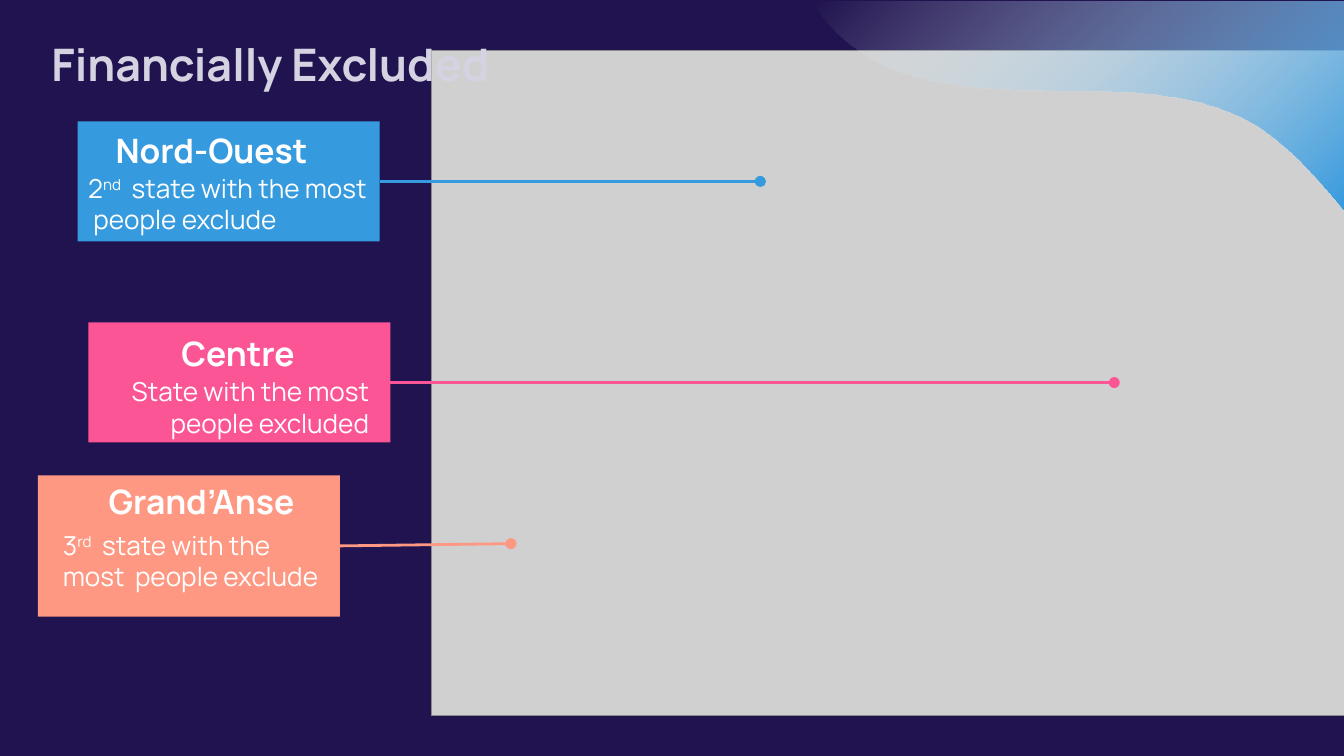
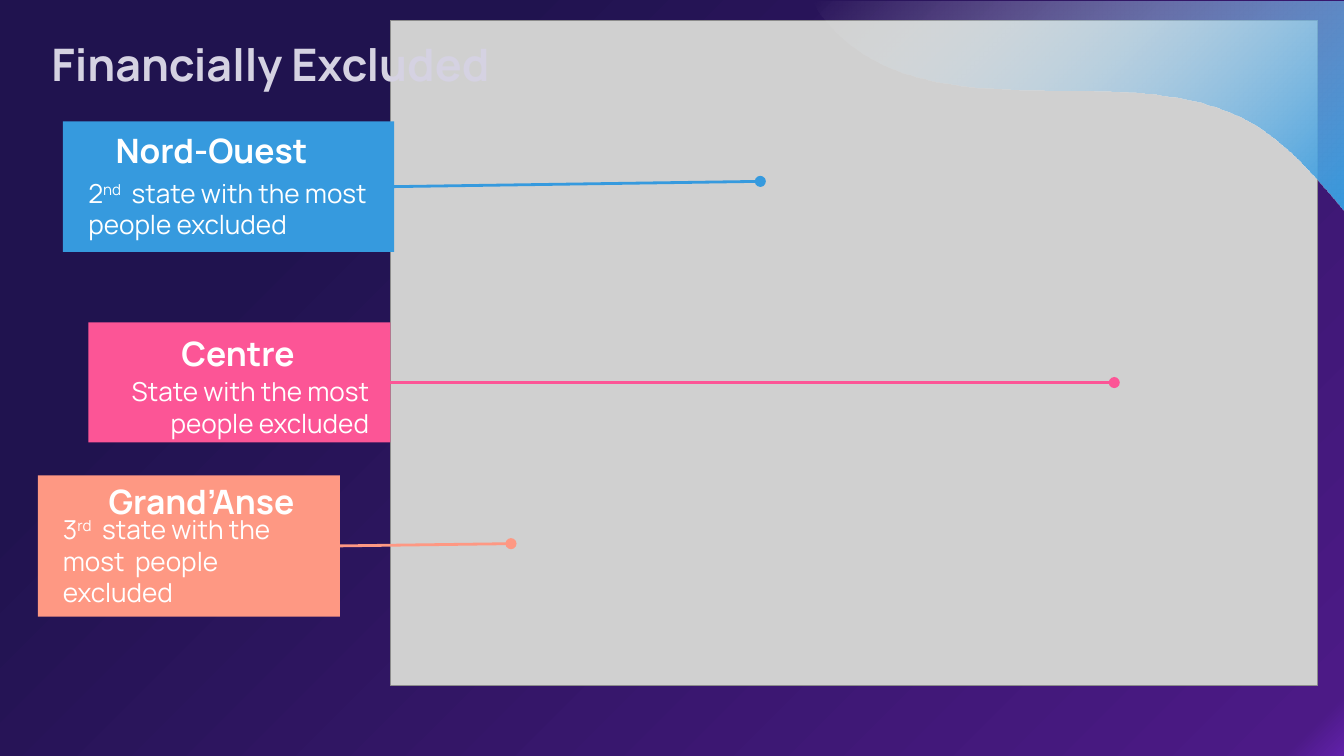
Before and after one commit to VIP509/Finance-Inclusion-1, a slide deck: slide 11 of Pierry Valcin Presentation.pptx. Drawn at 1344x756 pixels with LibreOffice and Linux fonts; fonts in the diff are those of the drawing; grey boxes stand for pictures. Boxes give left, top, right and bottom in pixels: in the first picture for what was removed or moved away, otherwise in the second. Text is boxed around its words. In the diff, an @@ line names an element or a change of style, - is before the commit and + after.

```diff
--- a/Pierry Valcin Presentation.pptx
+++ b/Pierry Valcin Presentation.pptx
@@ background #20134F to gradient #20134F to #4C1A86 to #6121AA to #521C8F @@
@@ picture: place and size @@
-picture at <box>431,50,1344,715</box>
+picture at <box>391,20,1318,685</box>
@@ rectangle: place and size @@
-rectangle at <box>78,121,380,241</box>
+rectangle at <box>63,121,394,251</box>
@@ text at <box>88,184,367,241</box>: text changed @@
-2nd state with the most people exclude
+2nd state with the most people excluded
@@ arrow moved from (379, 181) - (761, 181) to (394, 187) - (761, 181) @@
@@ text at <box>63,520,270,603</box>: text changed @@
-3rd state with the most people exclude
+3rd state with the most people excluded
```
Also in this commit, not shown: 9 other slides changed.
